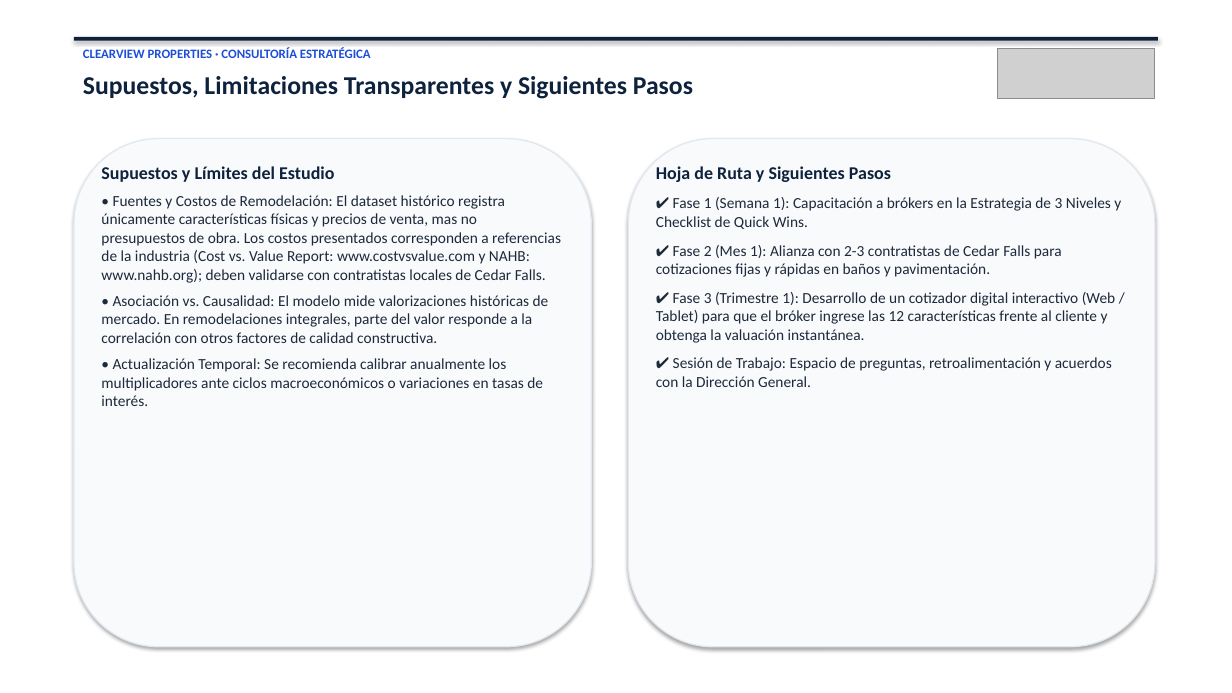
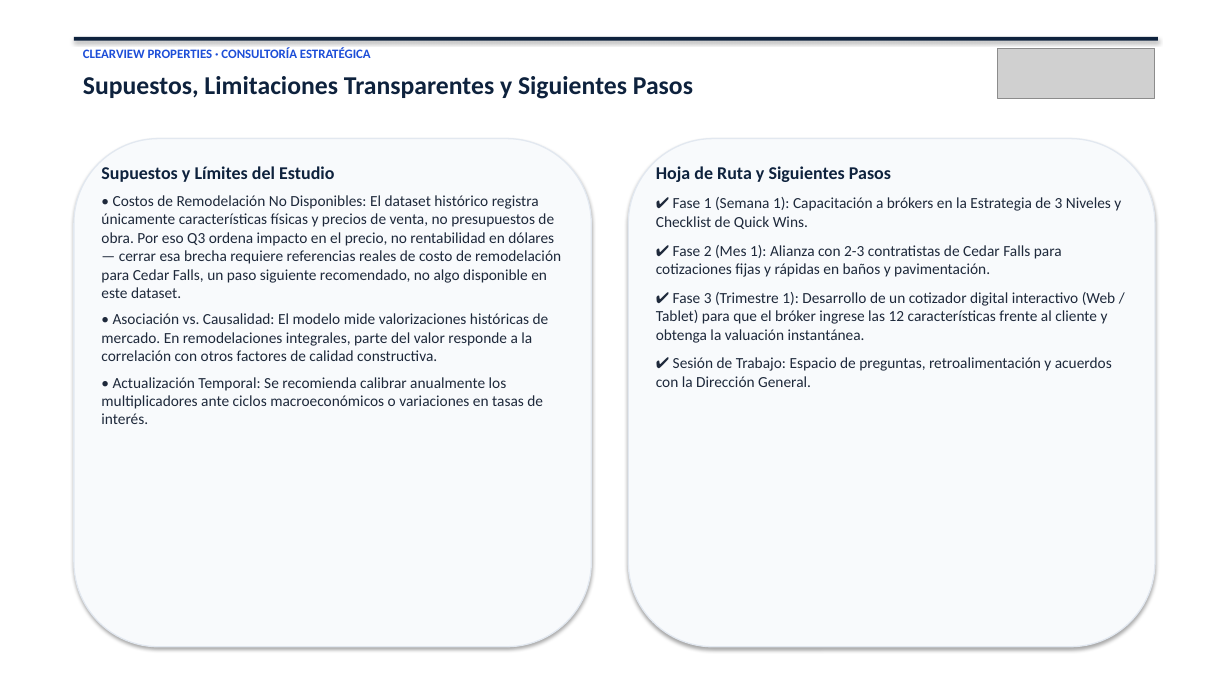
Before and after one commit to danielcordobap/Cuesta_partners_test, a slide deck: slide 12 of Presentacion_Ejecutiva_Clearview_Properties_Cuesta.pptx. Drawn at 1232x693 pixels with LibreOffice and Linux fonts; fonts in the diff are those of the drawing; grey boxes stand for pictures. Boxes give left, top, right and bottom in pixels: in the first picture for what was removed or moved away, otherwise in the second. Text is boxed around its words. In the diff, an @@ line names an element or a change of style, - is before the commit and + after.

```diff
--- a/Presentacion_Ejecutiva_Clearview_Properties_Cuesta.pptx
+++ b/Presentacion_Ejecutiva_Clearview_Properties_Cuesta.pptx
@@ text at [101, 195, 561, 298]: text changed @@
-• Fuentes y Costos de Remodelación: El dataset histórico registra únicamente características físicas y precios de venta, mas no presupuestos de obra. Los costos presentados corresponden a referencias de la industria (Cost vs. Value Report: www.costvsvalue.com y NAHB: www.nahb.org); deben validarse con contratistas locales de Cedar Falls.
+• Costos de Remodelación No Disponibles: El dataset histórico registra únicamente características físicas y precios de venta, no presupuestos de obra. Por eso Q3 ordena impacto en el precio, no rentabilidad en dólares — cerrar esa brecha requiere referencias reales de costo de remodelación para Cedar Falls, un paso siguiente recomendado, no algo disponible en este dataset.
```
Also in this commit, not shown: 2 other slides changed.
